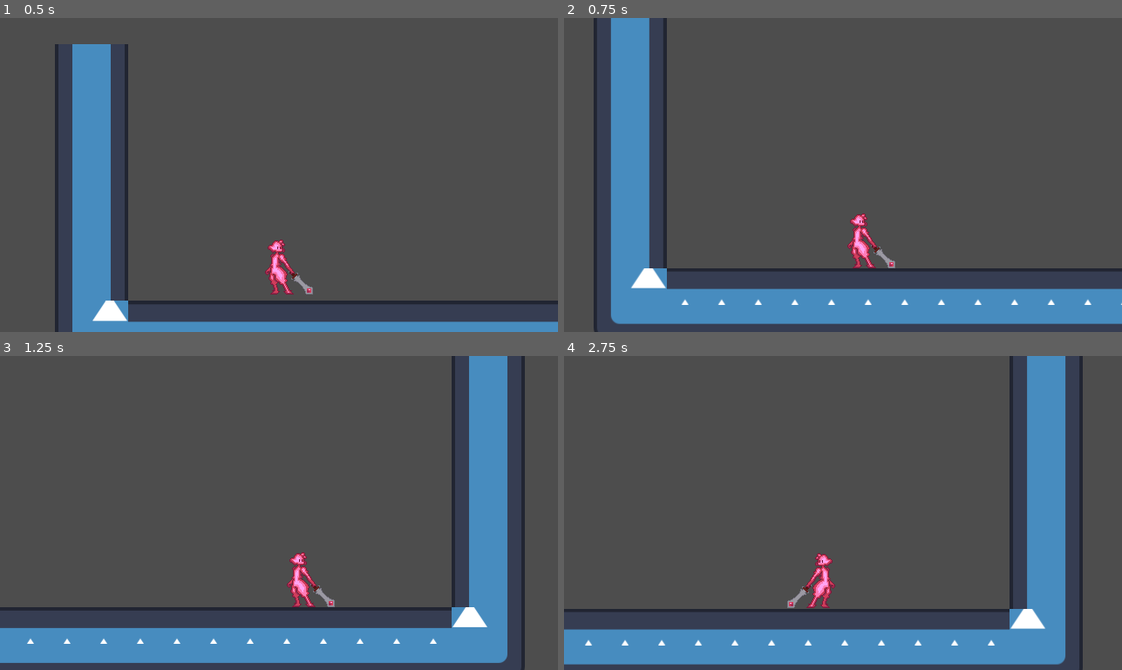
Above: before the commit, frames 1-4 (two rows, left to right).
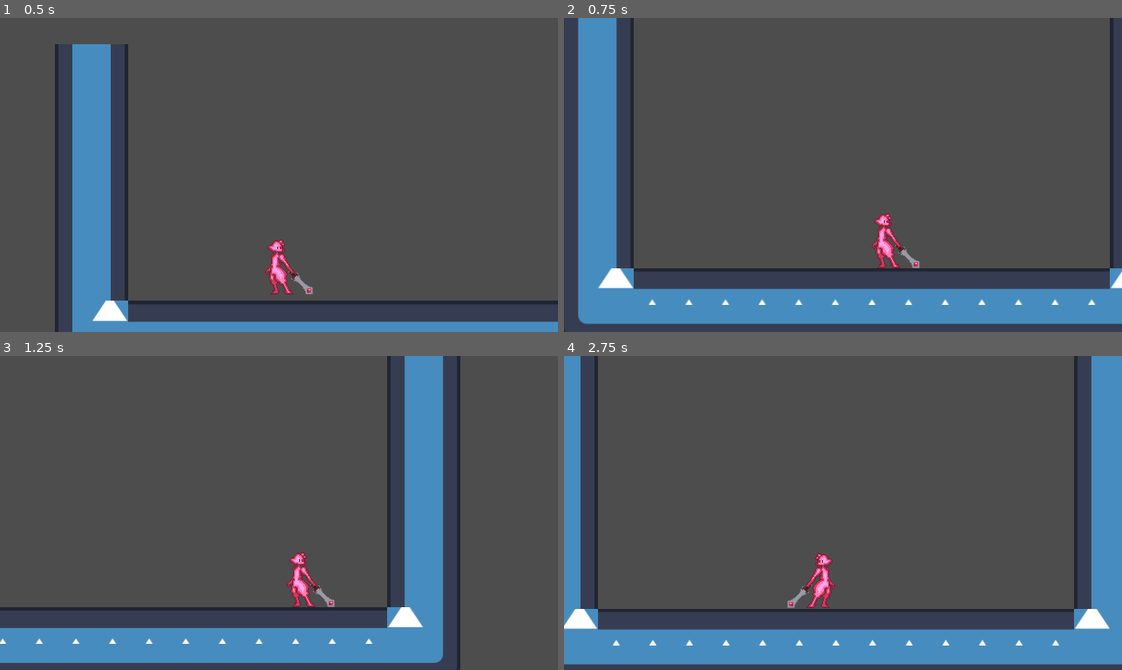
Above: after the commit, the same moments.

Repository: BoneBot/Project-WenCo
Game: Godot game, scene res://game/demo.tscn
Same seed, same stepped clock (60 frames per second), same inputs: the game is played once before the commit and once after it. The project has no main scene, so this scene is started directly. The engine's default icon, where the game draws it, is replaced by a stand-in: a white triangle on a blue panel in a dark square.
Inputs:
- Up to frame 1 (0.5 s): no input
- Up to frame 2 (0.75 s): hold Right (right) from 0.53 s (still down); tap Z (dash) at 0.6 s
- Up to frame 3 (1.25 s): keep holding Right (right); tap Space (jump) at 0.77, 0.8, 1.07 s
- Up to frame 4 (2.75 s): tap Space (jump) at 1.35, 1.52, 1.82, 2.3 s; tap Z (dash) at 1.55, 2.1 s; release Right (right) at 2.03 s; hold Left (left) from 2.03 s (still down)

Frame 1 is identical in both runs. In frame 2, 14% of the frame differs, in the area x 0-100%, y 0-100%; in frame 3, 16%; in frame 4, 18%.

Commit message:
Added dash

Diff:
--- a/game/player/player.gd
+++ b/game/player/player.gd
@@ -1,10 +1,13 @@
 extends CharacterBody2D
 
 
-const SPEED = 300.0
-const ACCELERATION = SPEED * 12.0
-const JUMP_VELOCITY = -400.0
-const TERMINAL_VELOCITY = 700
+const SPEED := 300.0				# Max walking speed
+const ACCELERATION := SPEED * 12.0	# Walking acceleration
+const JUMP_VELOCITY := -400.0		# Initial jump speed
+const TERMINAL_VELOCITY := 700.0	# Max speed while falling
+const DASH_VELOCITY := 1000.0		# Initial dash speed
+
+var _dash_ready := true
 
 
 func _ready() -> void:
@@ -14,11 +17,14 @@
 func _process(delta: float) -> void:
 	# Update look direction
 	var look_threshold = 1
-	if velocity.x > look_threshold and $Sprite.flip_h:
+	if Input.is_action_pressed("right") and Input.is_action_pressed("left"):
+		# Don't do anything when both directions are pressed at once
+		pass
+	elif Input.is_action_pressed("right") and get_look_direction() != 1:
 		# Look right
 		$Sprite.flip_h = false
 		$Sprite.offset.x = absf($Sprite.offset.x)
-	elif velocity.x < -look_threshold and not $Sprite.flip_h:
+	elif Input.is_action_pressed("left") and get_look_direction() != -1:
 		# Look left
 		$Sprite.flip_h = true
 		$Sprite.offset.x = -absf($Sprite.offset.x)
@@ -39,9 +45,35 @@
 	var direction := Input.get_axis("left", "right") * SPEED
 	velocity.x = move_toward(velocity.x, direction, ACCELERATION * delta)
 
+	# Handle dash
+	if Input.is_action_just_pressed("dash") and _dash_ready:
+		_dash_ready = false
+		$DashCooldown.start()
+		var movement_threshold = 0.1
+		if direction > movement_threshold:
+			# Dash right
+			velocity.x = DASH_VELOCITY
+		elif direction < -movement_threshold:
+			# Dash left
+			velocity.x = -DASH_VELOCITY
+		else:
+			# No current movement; base dash direction on the direction the character is looking
+			velocity.x = DASH_VELOCITY * get_look_direction()
+
 	move_and_slide()
 
 
-func flip_sprite() -> void:
-	$Sprite.flip_h = !$Sprite.flip_h
-	$Sprite.offset.x = -$Sprite.offset.x
+# Gets the current direction the player is looking
+# 1 = Looking right
+# 0 = Neutral/no direction
+# -1 = Looking left
+func get_look_direction() -> int:
+	if not $Sprite.flip_h:
+		return 1
+	else:
+		return -1
+
+
+func _on_dash_cooldown_timeout() -> void:
+	print("Dash ready!")
+	_dash_ready = true
--- a/game/player/player.tscn
+++ b/game/player/player.tscn
@@ -33,3 +33,8 @@
 position = Vector2(0, -72)
 position_smoothing_enabled = true
 position_smoothing_speed = 10.0
+
+[node name="DashCooldown" type="Timer" parent="."]
+one_shot = true
+
+[connection signal="timeout" from="DashCooldown" to="." method="_on_dash_cooldown_timeout"]
Not shown, added: game/dem5A1A.tmp
